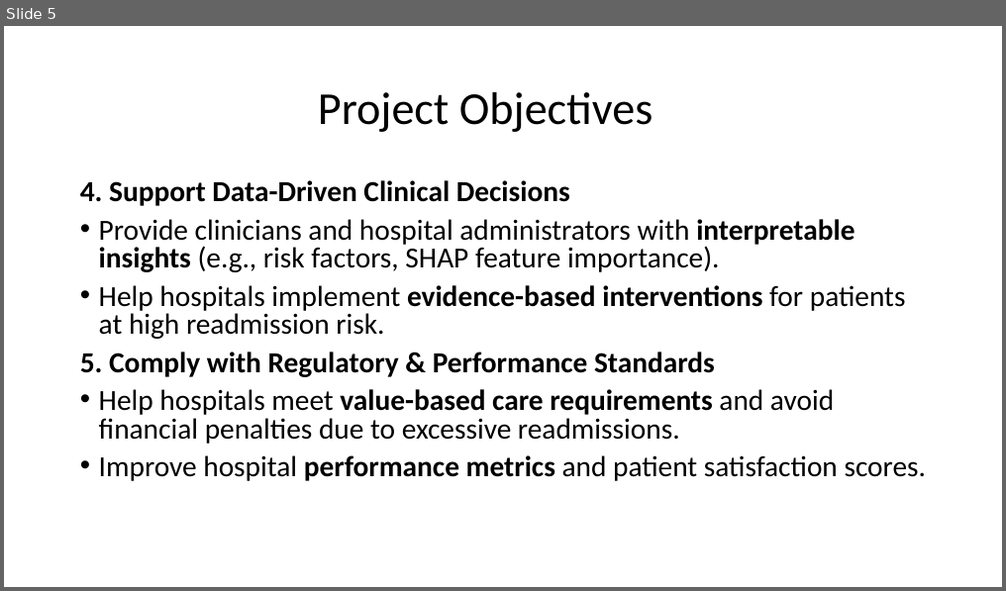
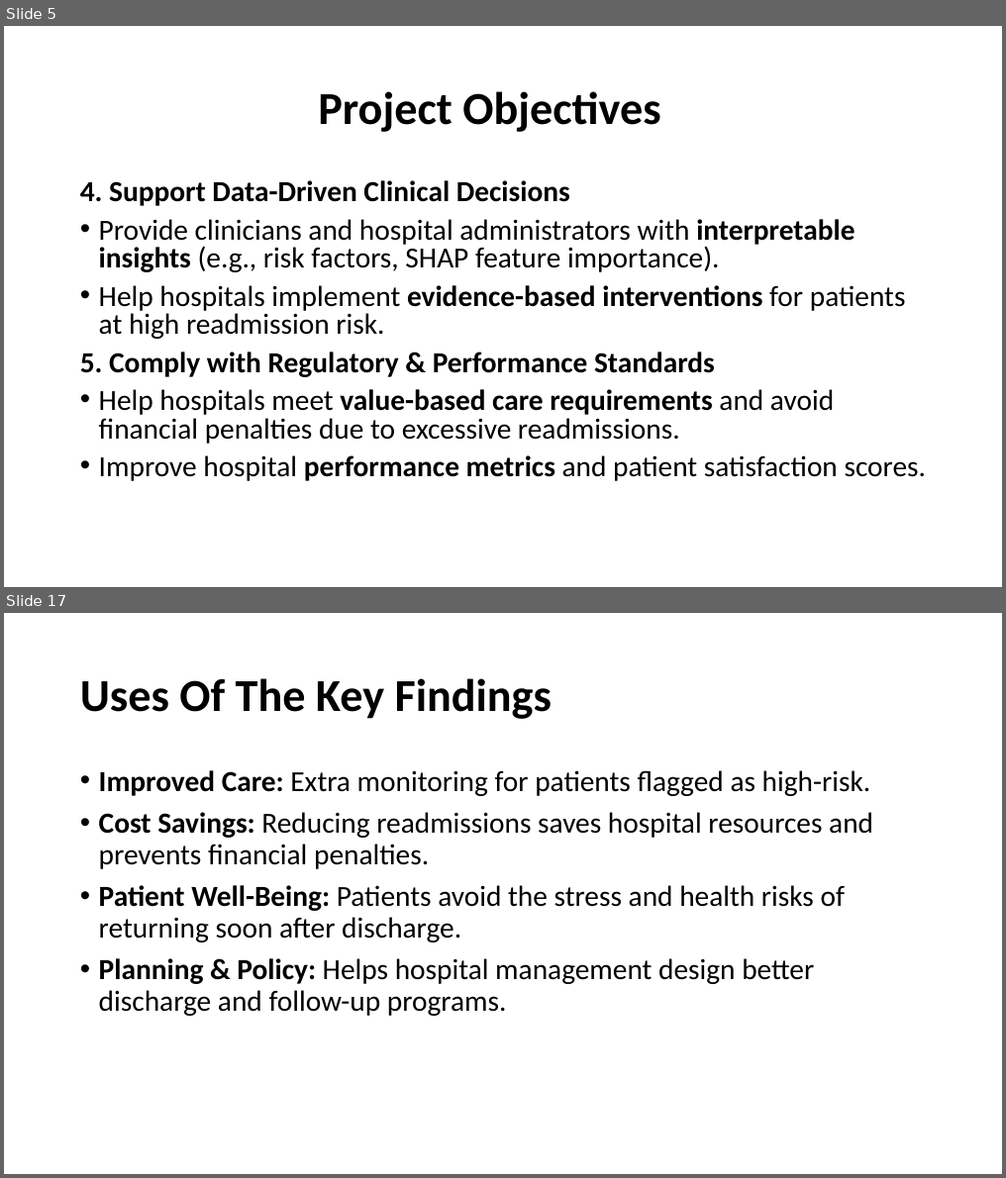
Before and after one commit to MburuMr/Diabetes-Readmission-Prediction, a slide deck: Presentation2.pptx. Shown one above the other, each under a label of ours: slide 5 before the commit, slides 5 and 17 after it; the slides between them are not shown. The pictures are 1006x591 and 1006x1178 pixels, drawn with LibreOffice and Linux fonts; fonts in the diff are those of the drawing. Boxes give left, top, right and bottom in pixels: in the first picture for what was removed or moved away, otherwise in the second. Text is boxed around its words. In the diff, an @@ line names an element or a change of style, - is before the commit and + after.

```diff
--- a/Presentation2.pptx
+++ b/Presentation2.pptx
@@ slide 17 added at (4, 613, 1002, 1174), background #FFFFFF @@
@@ title added at (80, 678, 551, 719), 44 pt, text #000000, bold @@
+Uses Of The Key Findings
@@ text added at (99, 770, 873, 1016), 28 pt, text #000000 @@
+• Improved Care: Extra monitoring for patients flagged as high-risk.
+• Cost Savings: Reducing readmissions saves hospital resources and prevents financial penalties.
+• Patient Well-Being: Patients avoid the stress and health risks of returning soon after discharge.
+• Planning & Policy: Helps hospital management design better discharge and follow-up programs.
@@ slide 5 changed as well @@
@@ title "Project Objectives" at (318, 91, 660, 132): bold on @@
```
Also in this commit, not shown: 4 other slides changed, 12 other slides added, 1 slide removed.
